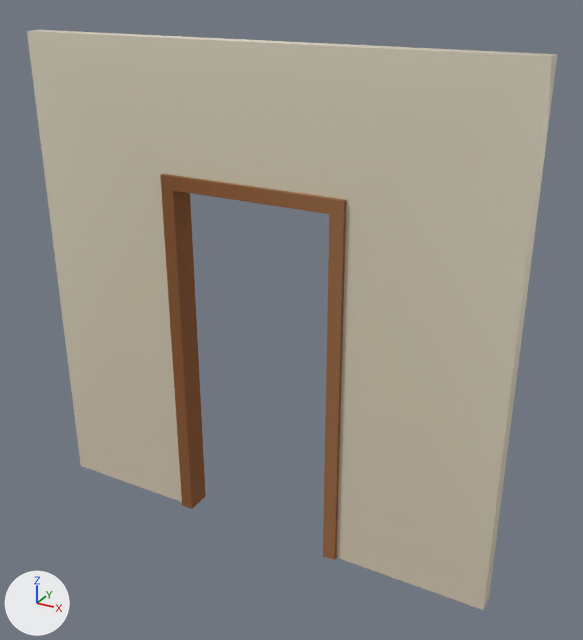
The glTF model kits/workfiles/styloo-school/wall-doorway.glb as it was, and as the next commit left it.
One viewpoint serves both versions: a 50 mm lens placed at (0.752, -1.229, 1.117), pointed at (0.06, 0.028, 0.489). Arrows for +X, +Y and +Z are at lower left; the lights stay in place. The first picture is the older version. Vertices at exactly the same position are counted once.

The first picture shows 'wall-doorway'.
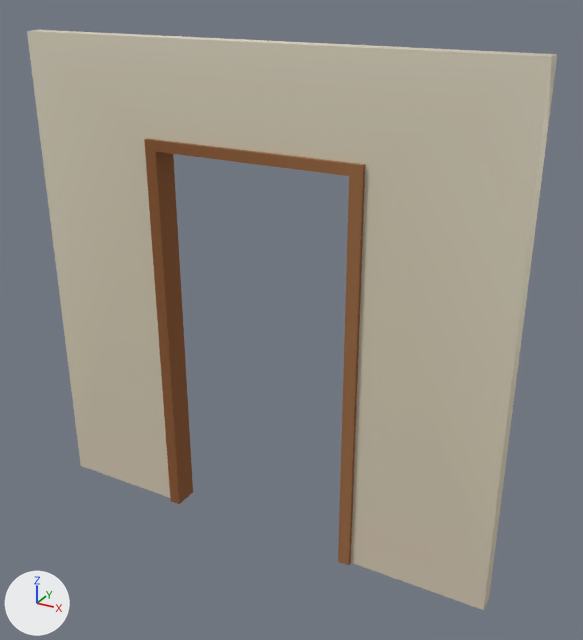
Where the change shows, as pixel boxes (x1, y1, x2, y2) in the pictures (583 x 640 px; the box of a moved part takes in the faces that stretch with it):
part 1 of me_mesh_0, moved or reshaped
    before: (141, 135, 372, 564)
    after: (141, 135, 372, 565)

The change, as a list of edits to the scene's bpy script:
```text
Change me_mesh_0:
    where me_mesh_0.from_pydata(...)  # 32 vertices, 50 faces; spans x -0.5..0.5, y -0.027..0.027, z -0.001..1.0
    used by ob_wall_doorway; location = (0.0, 0.0, 0.0)
    me_mesh_0 part 1: 24 of 32 vertices moved; they spanned x -0.191..0.191, y -0.027..0.027, z -0.001..0.755 and now span x -0.224..0.224, y -0.027..0.027, z -0.001..0.818; mean shift (0.0, 0.0, 0.033); largest move (-0.164, -0.027, 0.728) -> (-0.199, -0.027, 0.798)
```
